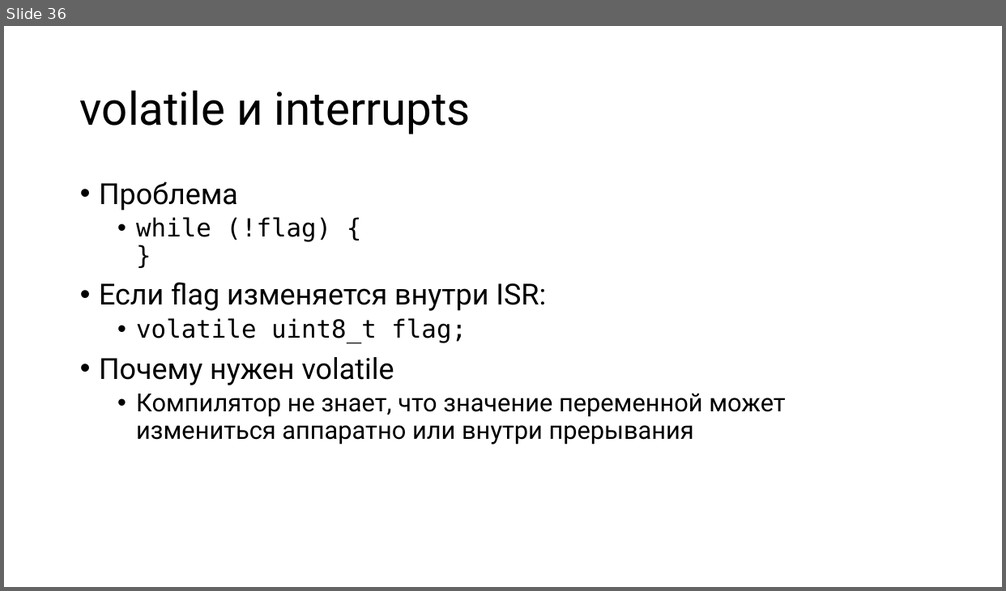
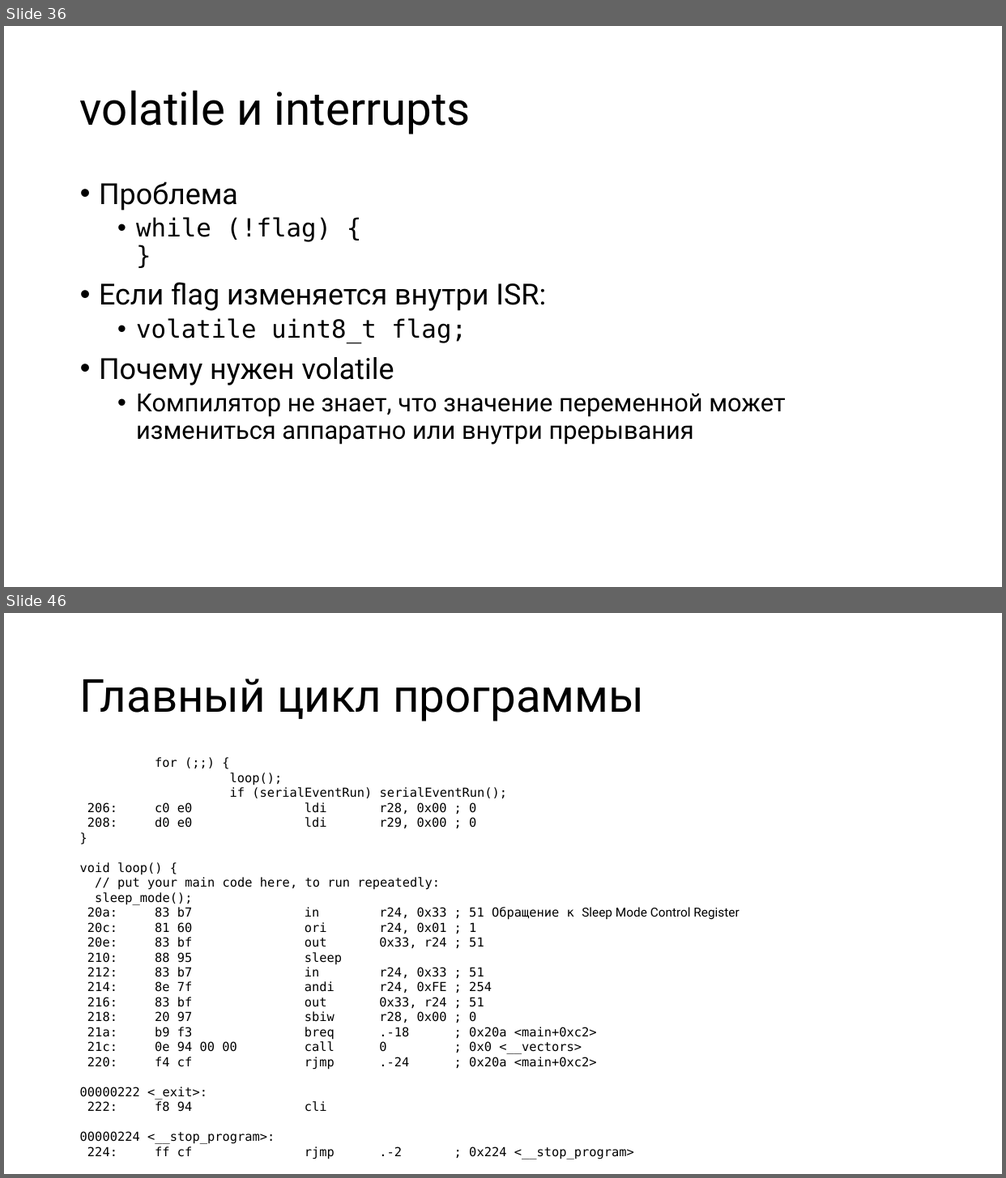
Before and after one commit to alexey-malov/mpp, a slide deck: lectures/14/Microcontroller Programming.pptx. Shown one above the other, each under a label of ours: slide 36 before the commit, slides 36 and 46 after it; the slides between them are not shown. The pictures are 1006x591 and 1006x1178 pixels, drawn with LibreOffice and Linux fonts; fonts in the diff are those of the drawing. Boxes give left, top, right and bottom in pixels: in the first picture for what was removed or moved away, otherwise in the second. Text is boxed around its words. In the diff, an @@ line names an element or a change of style, - is before the commit and + after.

```diff
--- a/lectures/14/Microcontroller Programming.pptx
+++ b/lectures/14/Microcontroller Programming.pptx
@@ slide 46 added at [4, 613, 1002, 1174], background #FFFFFF @@
@@ title added at [80, 679, 644, 722], 44 pt, text #000000 @@
+Главный цикл программы
@@ text added at [80, 757, 739, 1160], 12 pt, text #000000 @@
+for (;;) {
+loop();
+if (serialEventRun) serialEventRun();
+206: c0 e0 ldi r28, 0x00 ; 0
+208: d0 e0 ldi r29, 0x00 ; 0
+}
+void loop() {
+// put your main code here, to run repeatedly:
+sleep_mode();
+20a: 83 b7 in r24, 0x33 ; 51 Обращение к Sleep Mode Control Register
+20c: 81 60 ori r24, 0x01 ; 1
+20e: 83 bf out 0x33, r24 ; 51
+210: 88 95 sleep
+212: 83 b7 in r24, 0x33 ; 51
+214: 8e 7f andi r24, 0xFE ; 254
+216: 83 bf out 0x33, r24 ; 51
+218: 20 97 sbiw r28, 0x00 ; 0
+21a: b9 f3 breq .-18 ; 0x20a <main+0xc2>
+21c: 0e 94 00 00 call 0 ; 0x0 <__vectors>
+220: f4 cf rjmp .-24 ; 0x20a <main+0xc2>
+00000222 <_exit>:
+222: f8 94 cli
+00000224 <__stop_program>:
+224: ff cf rjmp .-2 ; 0x224 <__stop_program>
```
Also in this commit, not shown: 2 slides changed, 18 other slides added.
